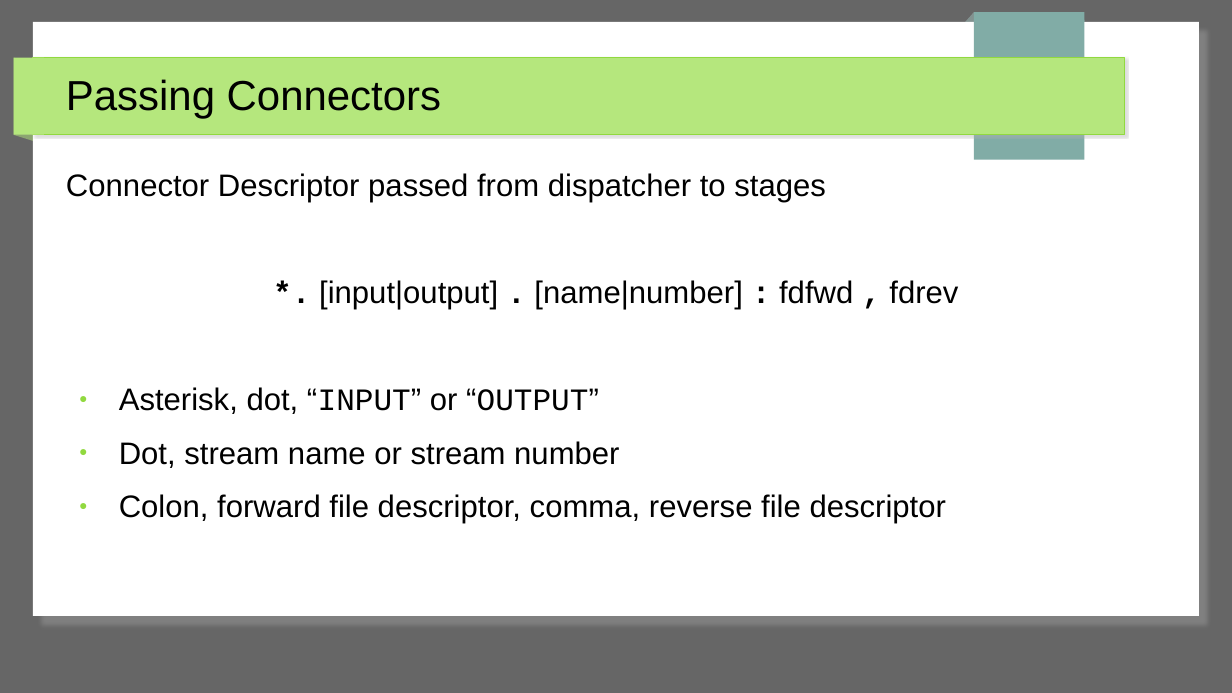
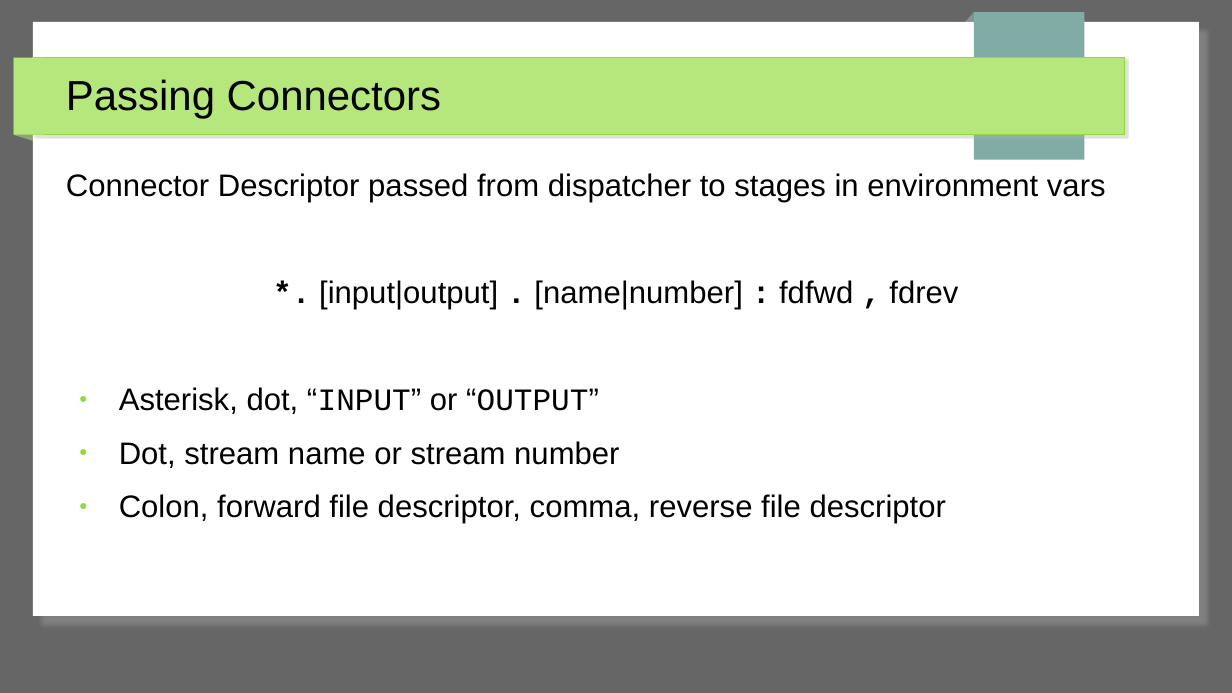
Before and after one commit to trothr/ductwork, a slide deck: slide 7 of doc/duckwork.pptx. Drawn at 1232x693 pixels with LibreOffice and Linux fonts; fonts in the diff are those of the drawing. Boxes give left, top, right and bottom in pixels: in the first picture for what was removed or moved away, otherwise in the second. Text is boxed around its words. In the diff, an @@ line names an element or a change of style, - is before the commit and + after.

```diff
--- a/doc/duckwork.pptx
+++ b/doc/duckwork.pptx
@@ text at (66,173,1106,202): text changed @@
-Connector Descriptor passed from dispatcher to stages
+Connector Descriptor passed from dispatcher to stages in environment vars
```
Also in this commit, not shown: 4 other slides changed.
